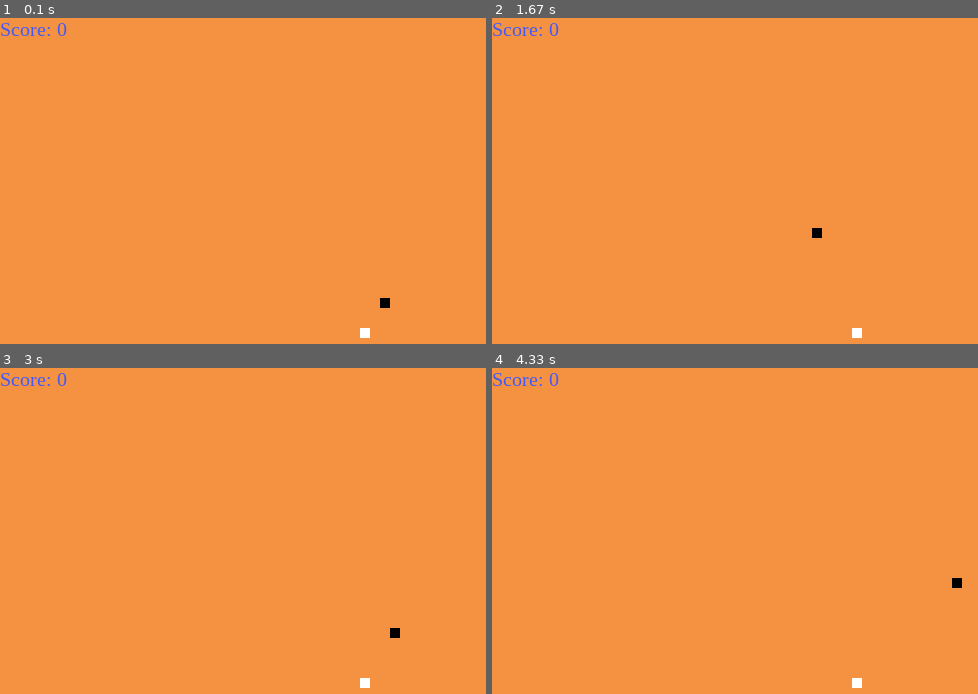
Above: before the commit, frames 1-4 (two rows, left to right).
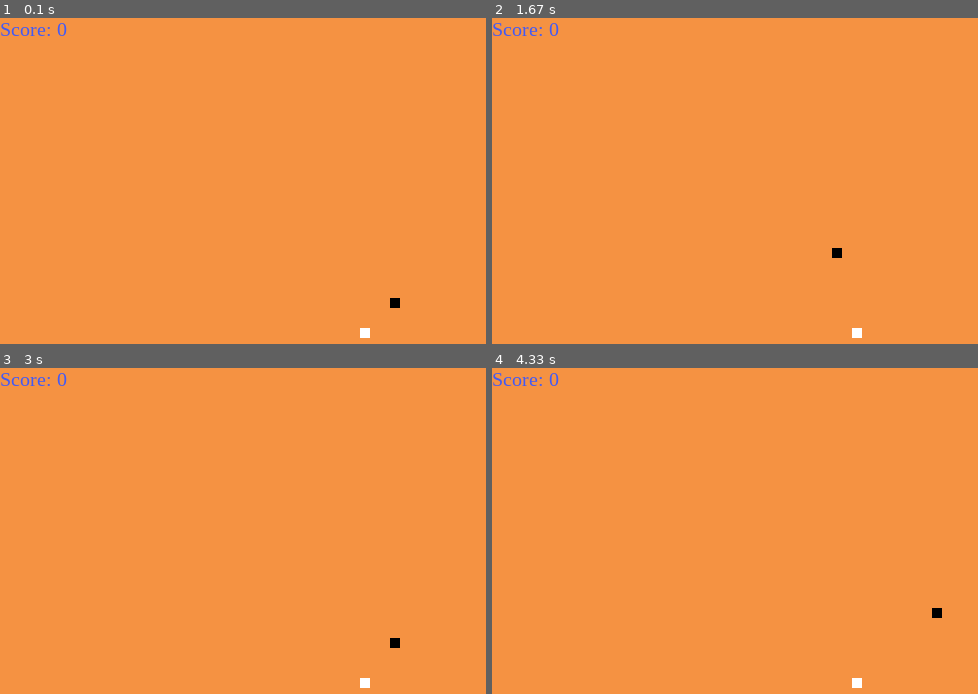
Above: after the commit, the same moments.

Repository: MYahya3/SnakeGame_pygame
Game: pygame game, started from Snake_game.py
Two runs of this game, one before a commit and one after it. Both use one fixed random seed, a clock stepped at 60 frames per second and the inputs below.
Inputs:
- Up to frame 1 (0.1 s): no input
- Up to frame 2 (1.67 s): hold Up 0.83-1.3 s; hold Right from 1.33 s (still down)
- Up to frame 3 (3 s): release Right at 1.8 s; hold Down 2.4-2.7 s; hold Left from 2.73 s (still down)
- Up to frame 4 (4.33 s): release Left at 3.13 s; hold Up 3.17-3.53 s; hold Right 3.57-4.2 s; hold Down from 4.23 s (still down)

The runs differ from the first frame. In frame 1, 0.1% of the frame differs, in the area x 78-83%, y 85-89%; in frame 2, 0.1%; in frame 3, 0.1%; in frame 4, 0.1%.

Commit message:
Update Snake_game.py

Diff:
--- a/Snake_game.py
+++ b/Snake_game.py
@@ -21,7 +21,7 @@
 
 # Set size of block (default size of food and snake rectangle) and snake speed
 block = 10
-snake_speed = 15
+snake_speed = 10
 
 # Colors Scheme
 white = (255, 255, 255)
@@ -33,6 +33,7 @@
 
 # Initialize Window display mode and title
 game_window = pygame.display.set_mode(size=(window_x, window_y))
+game_window.fill(orange)
 game_title = pygame.display.set_caption("Snake Game")
 
 # Fps Controller (To make sure our progam run at max FPS)
@@ -63,7 +64,6 @@
 
     # Snake Position on Window Screen
     snake_pos = [window_x / 2, window_y / 2]
-
     # food position on Window Screen
     food = [random.randrange(0, (window_x // 10)) * 10,
             random.randrange(0, (window_y // 10)) * 10]
@@ -74,7 +74,7 @@
     snake_body = []
     # Initial length of snake
     length_of_snake = 1
-    # Main Logic
+                                         ## Main Logic##
     game_close = False
     game_over = False
     # Set controllers to move snake
@@ -115,11 +115,12 @@
             snake_pos[0] -= 10
         if direction == 'RIGHT':
             snake_pos[0] += 10
-        #
+
         game_window.fill(orange)
         # Create Food
         pygame.draw.rect(game_window, white, [food[0], food[1], block, block])
 
+                                                ## Create Snake Body##
         snake_head = []
         snake_head.append(snake_pos[0])
         snake_head.append(snake_pos[1])
@@ -131,12 +132,12 @@
         # Create Snake
         snake(block, snake_body)
         Score(length_of_snake - 1)  # Count Scores
-
+                                            ## Snake Length Growing Mechanism ##
         if snake_pos[0] == food[0] and snake_pos[1] == food[1]:
             food = [random.randrange(0, (window_x // 10)) * 10, random.randrange(0, (window_y // 10)) * 10]
             length_of_snake += 1
 
-        # Boundary Condition (if snake touch any of boundary, game over)
+                        # Boundary Condition (if snake touch any of boundary, game over)
         if snake_pos[0] >= window_x or snake_pos[0] < 0 or snake_pos[1] >= window_y or snake_pos[1] < 0:
             game_over = True
 
@@ -148,7 +149,7 @@
         # Define message (when game will over and set condition to either play again or Quit)
         while game_over == True:
             game_window.fill(orange)
-            message("Game Over Press P-Play Again or Q-Quit", black)
+            message("Game Over Press P (Play Again) or Q (Quit)", black)
             message(f"Total Score: {length_of_snake-1}", red, window_pos=[window_x/2.5, window_y-50])
             Score(length_of_snake - 1)
             pygame.display.update()
@@ -167,7 +168,7 @@
         fps.tick(snake_speed)
     # Keep Window open until desired time
     pygame.quit()
-    quit()
+    # quit()
 
 
 Game = gameloop()
